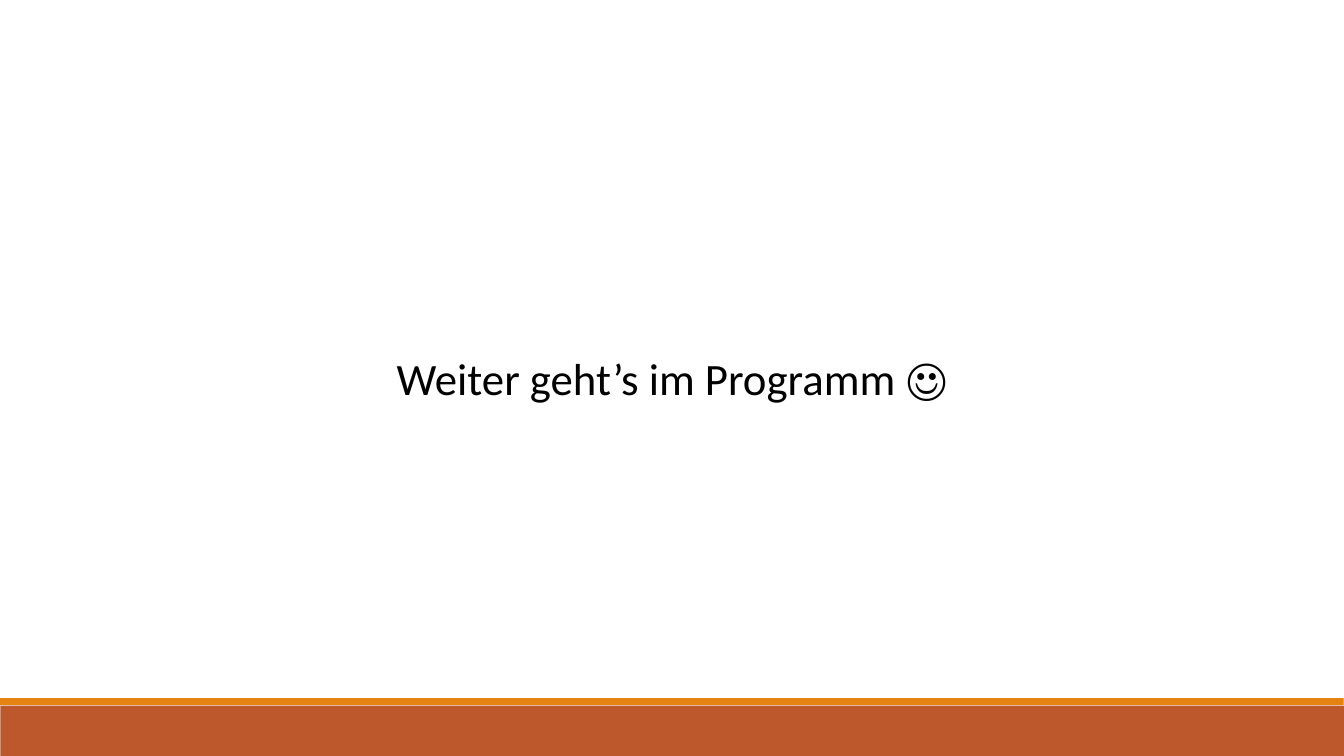
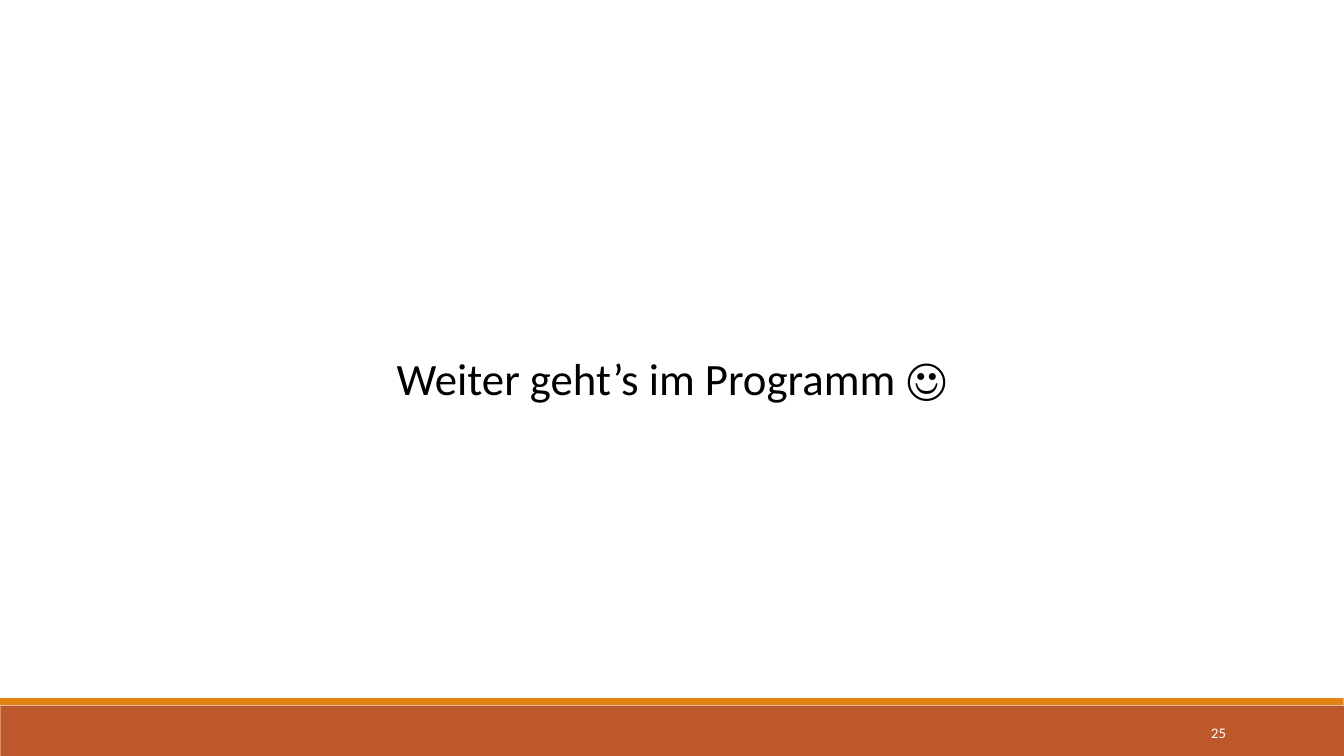
Before and after one commit to Voxen4/Planetarium, a slide deck: slide 25 of Simulation des Sonnensytem.pptx. Drawn at 1344x756 pixels with LibreOffice and Linux fonts; fonts in the diff are those of the drawing. Boxes give left, top, right and bottom in pixels: in the first picture for what was removed or moved away, otherwise in the second. Text is boxed around its words. In the diff, an @@ line names an element or a change of style, - is before the commit and + after.

```diff
--- a/Simulation des Sonnensytem.pptx
+++ b/Simulation des Sonnensytem.pptx
@@ page number added at [1211,728,1226,738], 10.5 pt, text #FFFFFF @@
+25
```
Also in this commit, not shown: 29 other slides changed, 2 other files.
